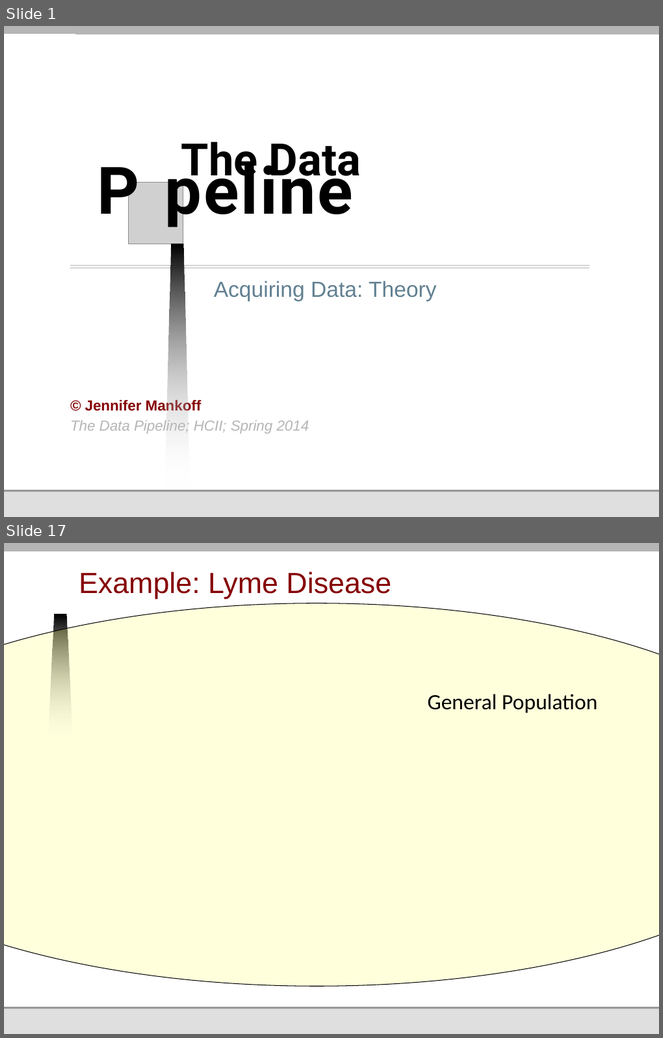
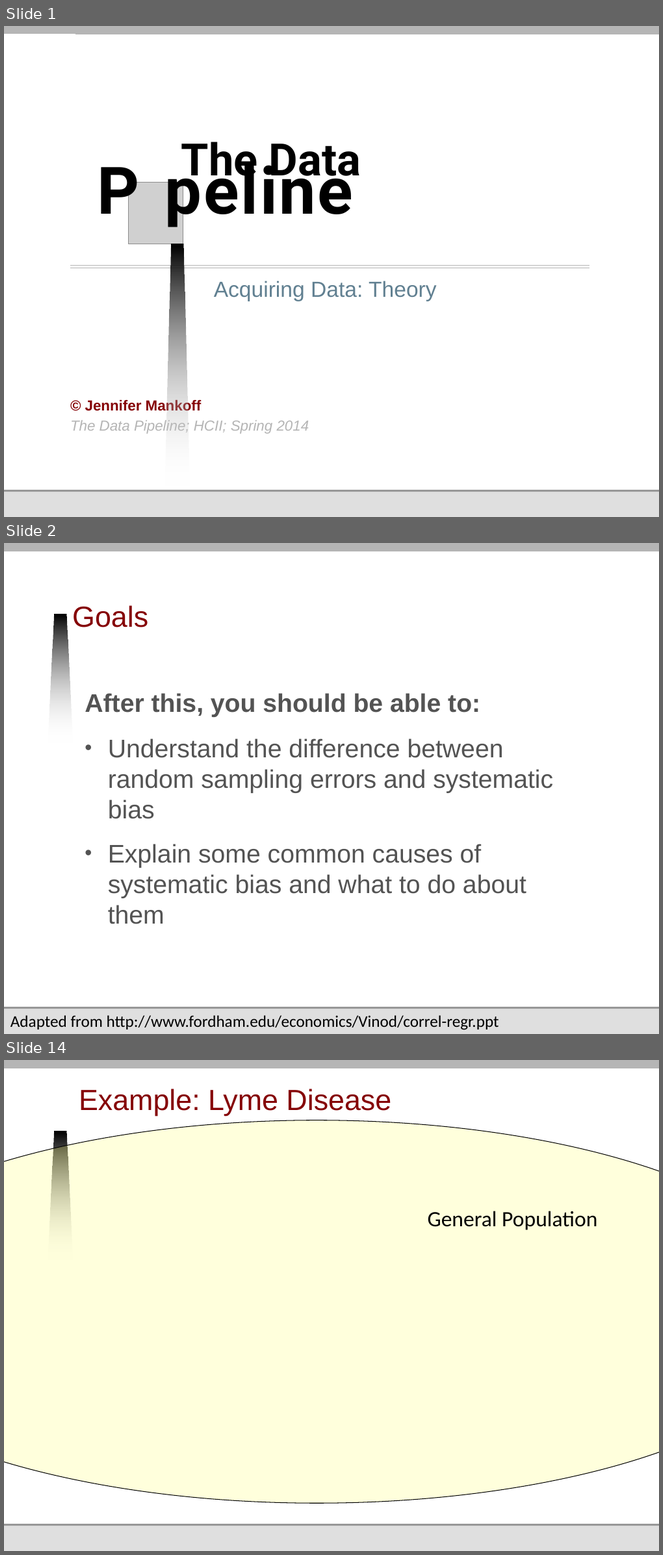
Before and after one commit to jmankoff/data, a slide deck: Lectures/4 Acquiring.pptx. Shown one above the other, each under a label of ours: slides 1 and 17 before the commit, slides 1, 2 and 14 after it; the slides between them are not shown. The pictures are 663x1038 and 663x1555 pixels, drawn with LibreOffice and Linux fonts; fonts in the diff are those of the drawing; grey boxes stand for pictures; background and template pictures are left out. Boxes give left, top, right and bottom in pixels: in the first picture for what was removed or moved away, otherwise in the second. Text is boxed around its words. In the diff, an @@ line names an element or a change of style, - is before the commit and + after.

Commit message:
added goals slides to each slide deck
Also created new lecture 10 and 11.

```diff
--- a/Lectures/4 Acquiring.pptx
+++ b/Lectures/4 Acquiring.pptx
@@ slide 2 added at [4,543,659,1034], background #FFFFFF; not listed: 6 template elements that a slide beside it also shows @@
@@ title added at [72,605,148,627], 32 pt, text #850205 @@
+Goals
@@ text added at [85,693,553,925], 28 pt, text #535353 @@
+After this, you should be able to:
+• Understand the difference between random sampling errors and systematic bias
+• Explain some common causes of systematic bias and what to do about them
@@ text added at [10,1016,499,1031], 18 pt, text #000000 @@
+Adapted from http://www.fordham.edu/economics/Vinod/correl-regr.ppt
@@ what was slide 17 is now slide 14 @@
```
Also in this commit, not shown: 19 slides changed, 4 slides removed, 7 other files.
